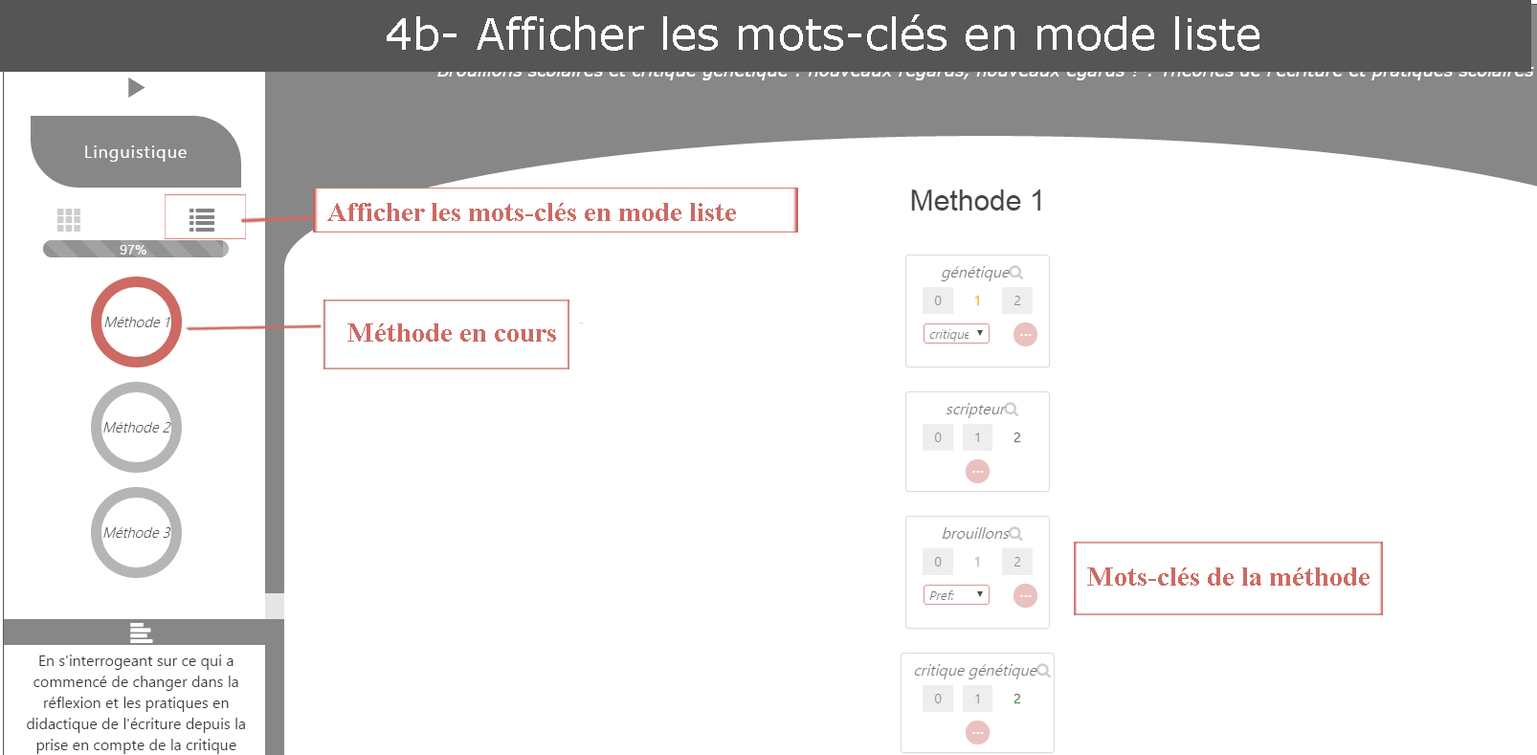
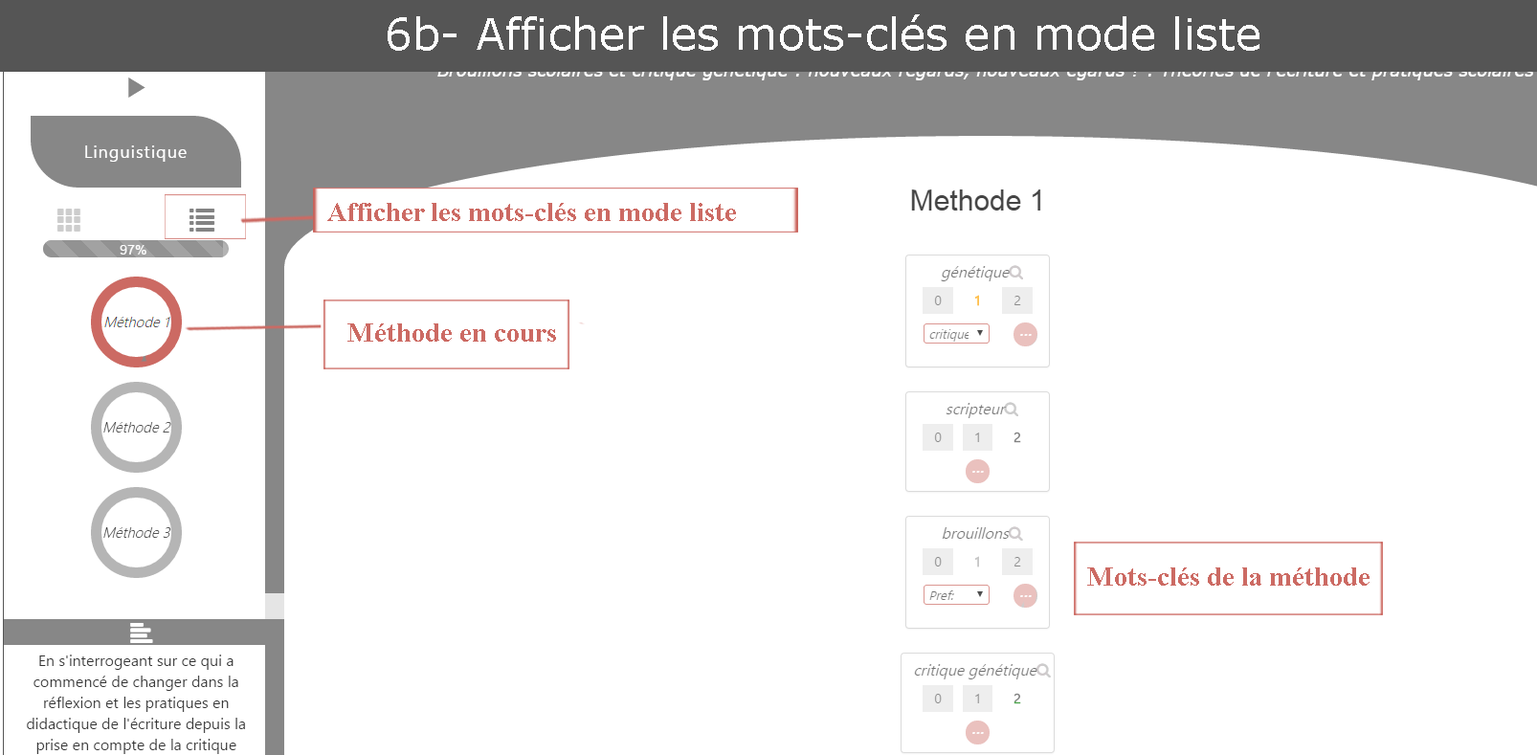
Two versions of the same layered image (1537 x 755). Layer-by-layer changes:
renamed "4b- Afficher les mots-clés en mode liste" to "6b- Afficher les mots-clés en mode liste", painted on it over box(386, 17, 411, 51)
painted on "Calque 1" over box(1531, 0, 1537, 72)
